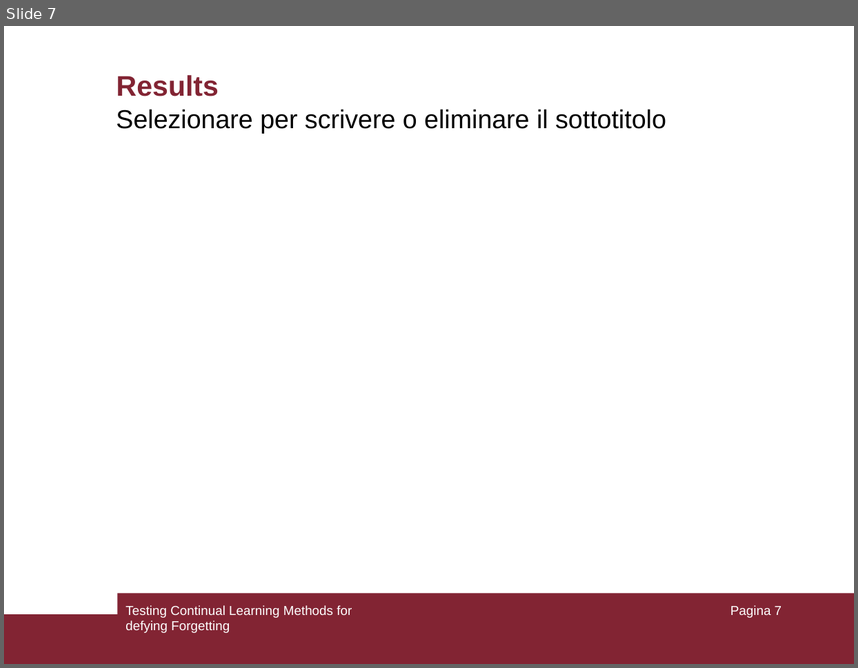
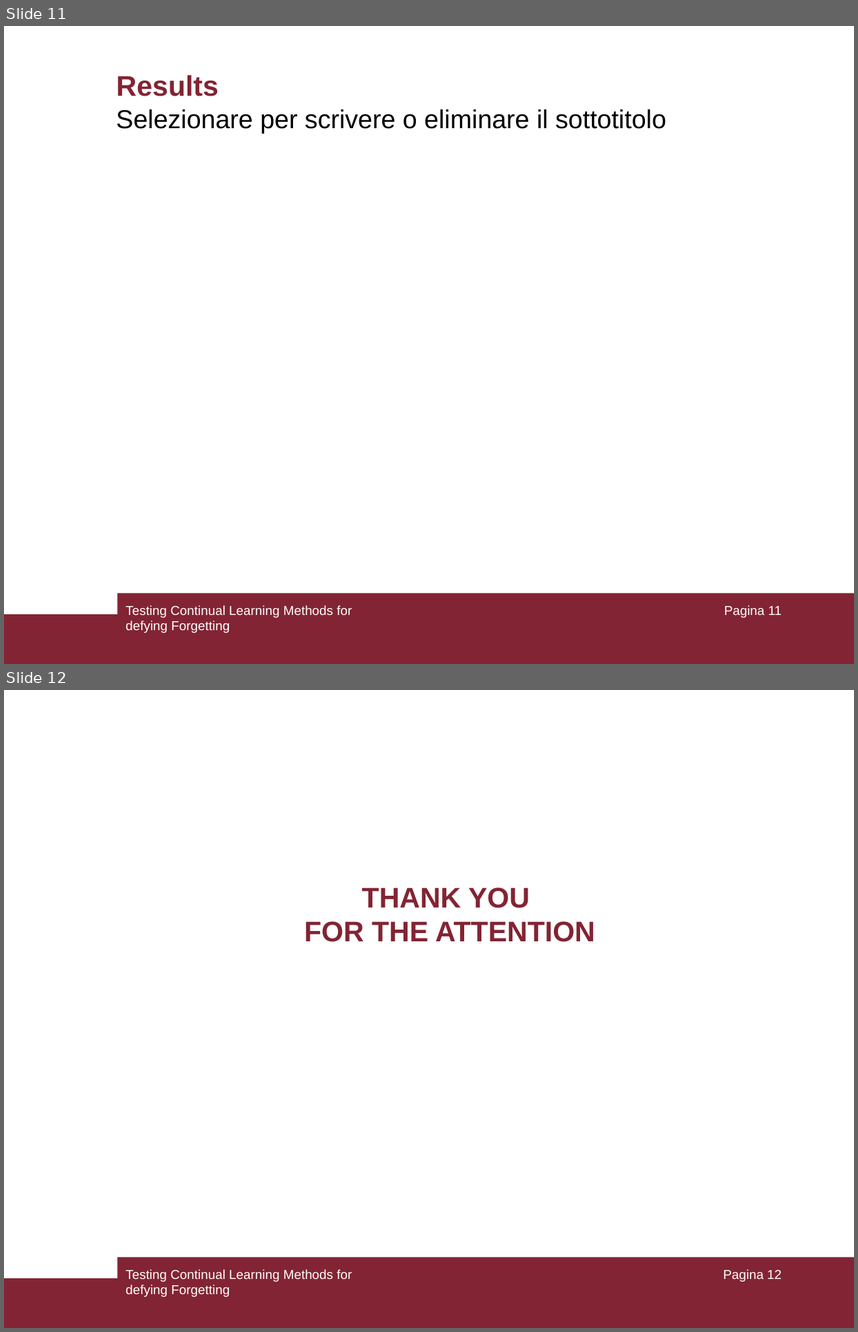
Before and after one commit to giacomotelloli/ContinualLearning, a slide deck: PresPrj.ppt. Shown one above the other, each under a label of ours: slide 7 before the commit, slides 11 and 12 after it. The pictures are 858x668 and 858x1332 pixels, drawn with LibreOffice and Linux fonts; fonts in the diff are those of the drawing. Boxes give left, top, right and bottom in pixels: in the first picture for what was removed or moved away, otherwise in the second. Text is boxed around its words. In the diff, an @@ line names an element or a change of style, - is before the commit and + after.

```diff
--- a/PresPrj.ppt
+++ b/PresPrj.ppt
@@ slide 12 added at (4, 690, 854, 1328), background #FFFFFF; not listed: 2 template elements that a slide beside it also shows @@
@@ title added at (304, 887, 595, 942), 24 pt, text #822433, bold @@
+THANK YOU
+FOR THE ATTENTION
@@ text added at (125, 1269, 352, 1297), 11 pt, text #FFFFFF @@
+Testing Continual Learning Methods for defying Forgetting
@@ page number added at (723, 1269, 782, 1281), 11 pt, text #FFFFFF @@
+Pagina 12
@@ what was slide 7 is now slide 11 @@
@@ page number at (724, 605, 782, 617): text changed @@
-Pagina 7
+Pagina 11
```
Also in this commit, not shown: 3 slides changed, 4 other slides added, 2 slides removed, 17 other files.
